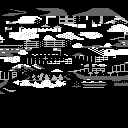
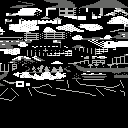
The second 128px x 128px image is a revision of the first. Changes to its layers:
added layer "Pasted Layer" above "landmarks" over (x1=0, y1=80, x2=128, y2=101)
painted on "landmarks" over (x1=0, y1=0, x2=128, y2=96)
added layer "map_markers copy" above "map_trail.bmp" over (x1=16, y1=81, x2=30, y2=87)
